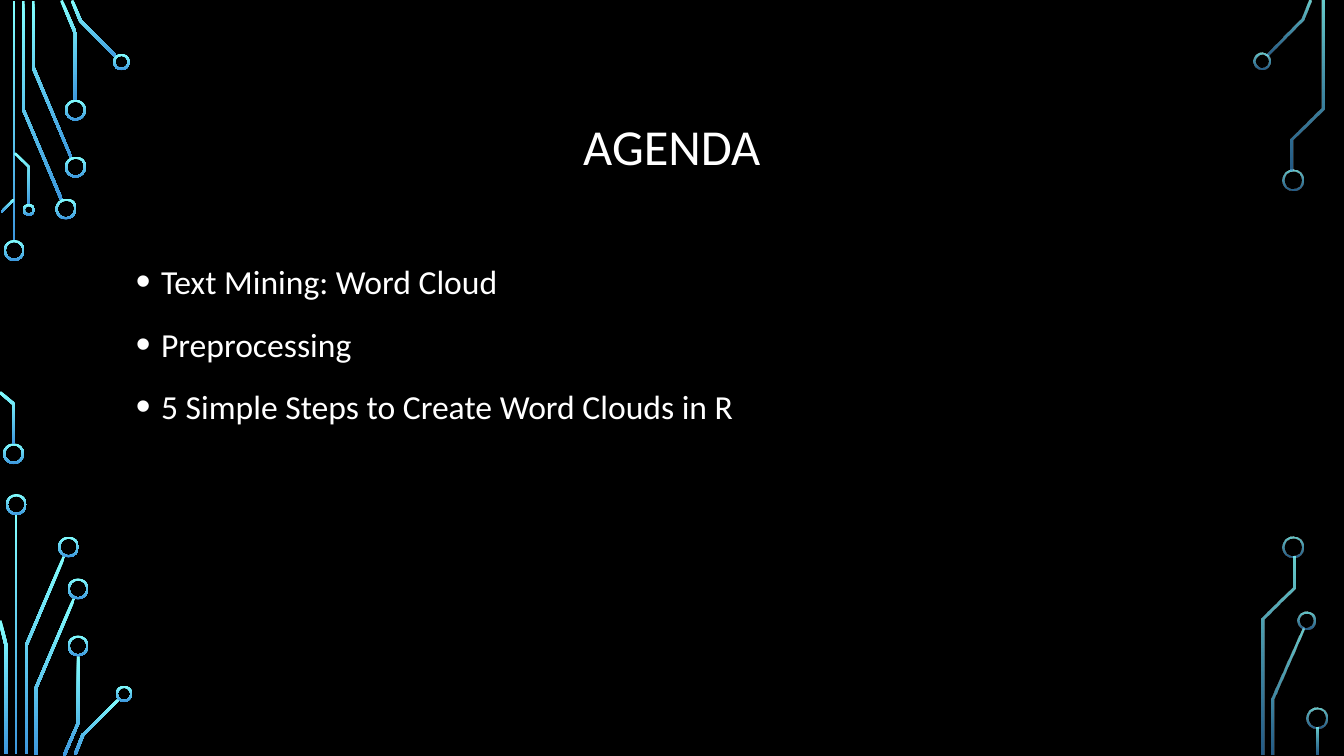
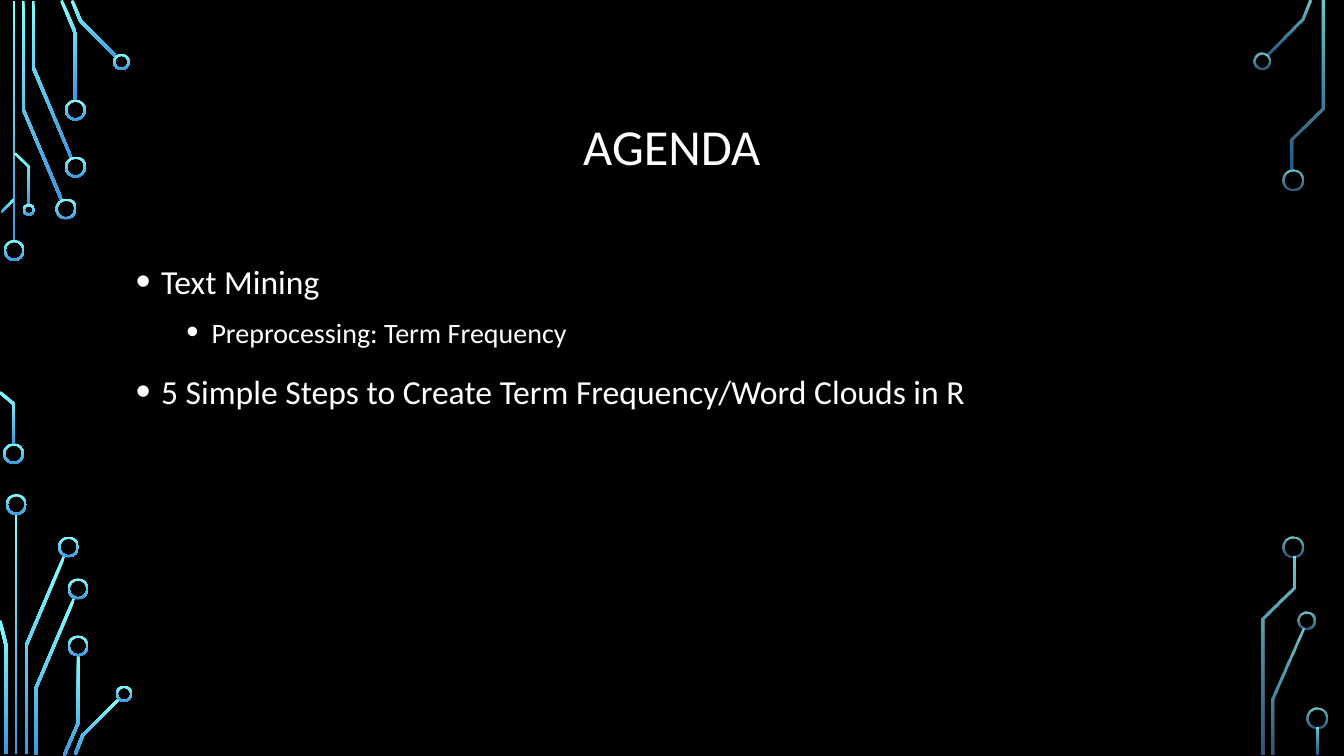
Before and after one commit to AjayArora35/Data-607-Context-Presentation, a slide deck: slide 2 of Text Mining with R.pptx. Drawn at 1344x756 pixels with LibreOffice and Linux fonts; fonts in the diff are those of the drawing; background and template pictures are left out. Boxes give left, top, right and bottom in pixels: in the first picture for what was removed or moved away, otherwise in the second. Text is boxed around its words. In the diff, an @@ line names an element or a change of style, - is before the commit and + after.

```diff
--- a/Text Mining with R.pptx
+++ b/Text Mining with R.pptx
@@ text at [161,271,964,410]: text changed @@
-• Text Mining: Word Cloud
-• Preprocessing
-• 5 Simple Steps to Create Word Clouds in R
+• Text Mining
+  • Preprocessing: Term Frequency
+• 5 Simple Steps to Create Term Frequency/Word Clouds in R
```
Also in this commit, not shown: 2 other slides changed.
